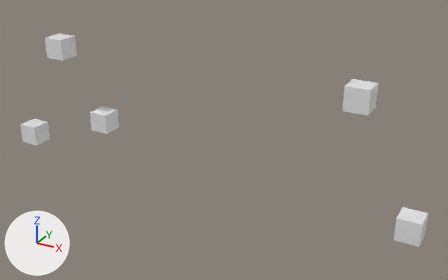
Before and after pictures for a commit that changed the OBJ model Assets/LevelData/AirLockLevelData.obj.
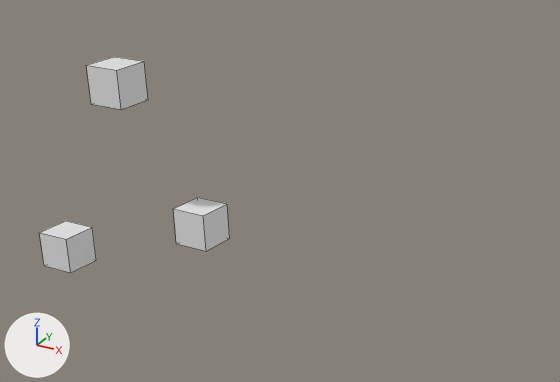
There are two pictures of each version: one whole from a 50 mm camera at (47.4, -22.2, 26.0) aimed at (21.5, 25.0, 2.4), one close up on the part from 0% to 65% of the width and 1% to 72% of the height. The lights are fixed; the arrows at lower left show +X, +Y and +Z. The close-ups show mesh edges as thin lines. Where no turn or scale is listed for an object, it has been applied to the vertices.

Names of what the first close-up shows: 'Door_Cube.052', 'Light.001_Cube.055', 'Respawn_Cube'.
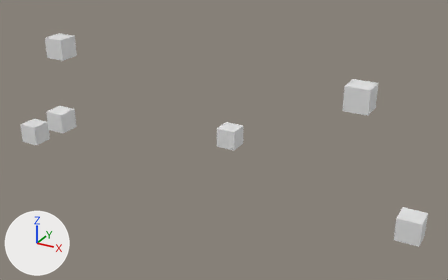
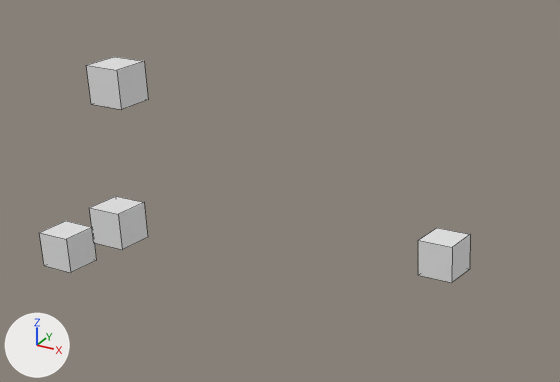
Pixel boxes [x1, y1, x2, y2] of what changed, in the close-ups (560 x 382 px):
'Respawn_Cube', reshaped: before [173, 197, 230, 251]; after [89, 196, 148, 250]
'Merchant_Cube.002_Light.001_Cube.002', added: after [418, 228, 470, 283]

The edits, one by one:
me_respawn_cube is used by ob_respawn_cube; location (0.0, 0.0, 0.0).
me_respawn_cube had 8 vertices, 6 faces and spanned x 7.0..9.0, y 23.0..25.0, z 1.2..3.2.
me_respawn_cube now has 8 vertices, 6 faces and spans x 3.0..5.0, y 21.0..23.0, z 1.2..3.2.
me_respawn_cube part 1: the whole mesh is rebuilt.
Mesh me_merchant_cube_002_light_001_cube_002 is new.
It is a box spanning x 19.0..21.0, y 28.0..30.0, z 0.0..2.0.
Object 'Merchant_Cube.002_Light.001_Cube.002' (ob_merchant_cube_002_light_001_cube_002) is new; it shows me_merchant_cube_002_light_001_cube_002.
Its location is (0.0, 0.0, 0.0).
